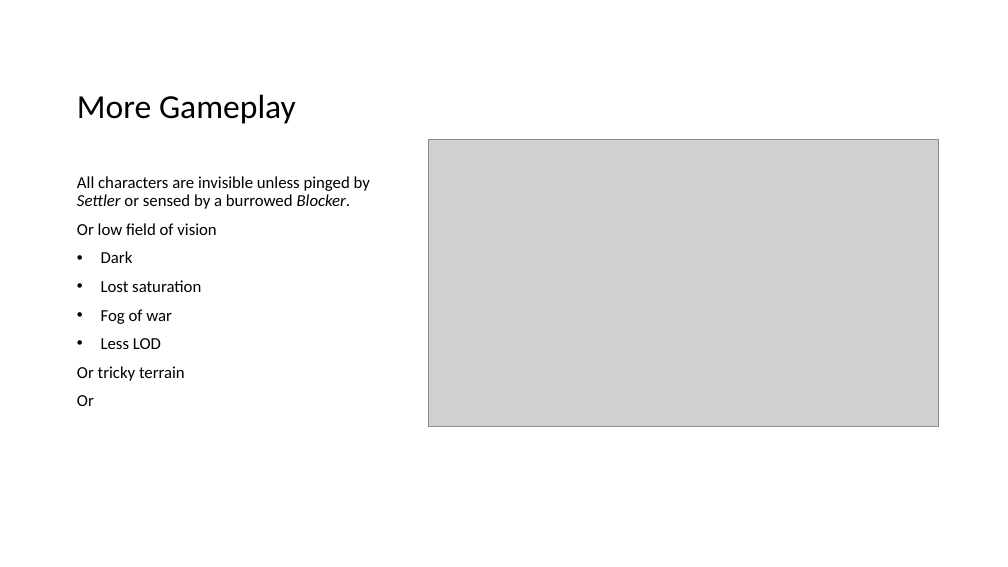
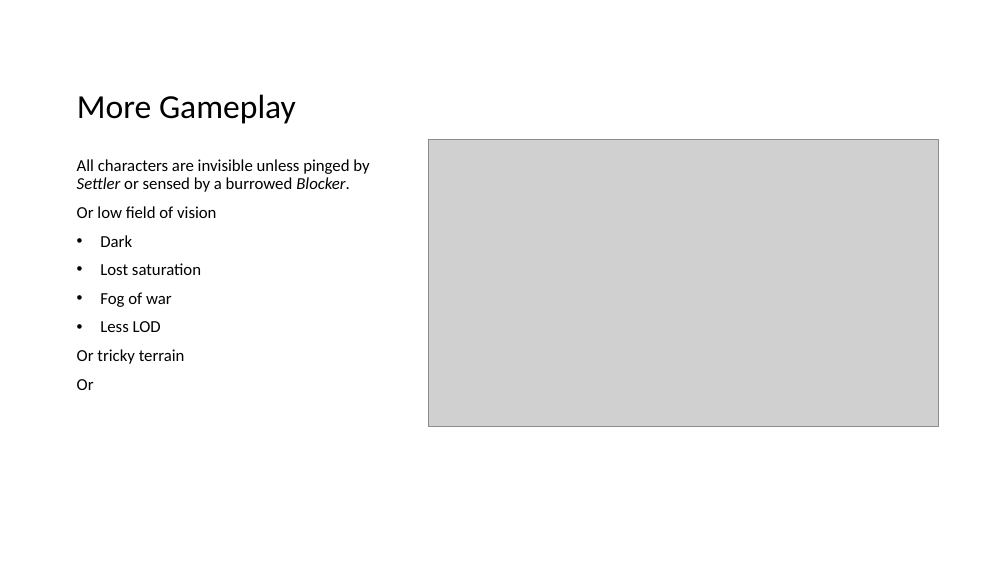
Before and after one commit to Piglettank/WomboCombo, a slide deck: slide 6 of Phase 2 - Writing down the details.pptx. Drawn at 1008x567 pixels with LibreOffice and Linux fonts; fonts in the diff are those of the drawing; grey boxes stand for pictures. Boxes give left, top, right and bottom in pixels: in the first picture for what was removed or moved away, otherwise in the second. Text is boxed around its words. In the diff, an @@ line names an element or a change of style, - is before the commit and + after.

```diff
--- a/Phase 2 - Writing down the details.pptx
+++ b/Phase 2 - Writing down the details.pptx
@@ text "All characters are invisible unless ...": place and size @@
-text "All characters are invisible unless ..." at bbox=[77, 176, 370, 406]
+text "All characters are invisible unless ..." at bbox=[77, 159, 369, 390]
```
Also in this commit, not shown: 5 other slides changed, 2 slides added, 2 other files.
